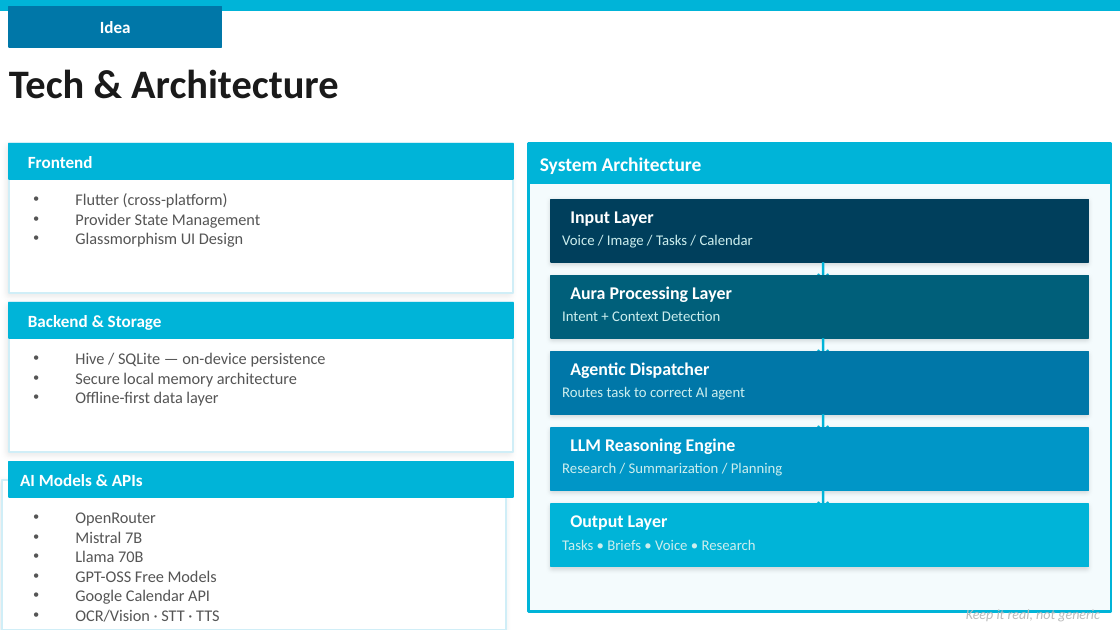
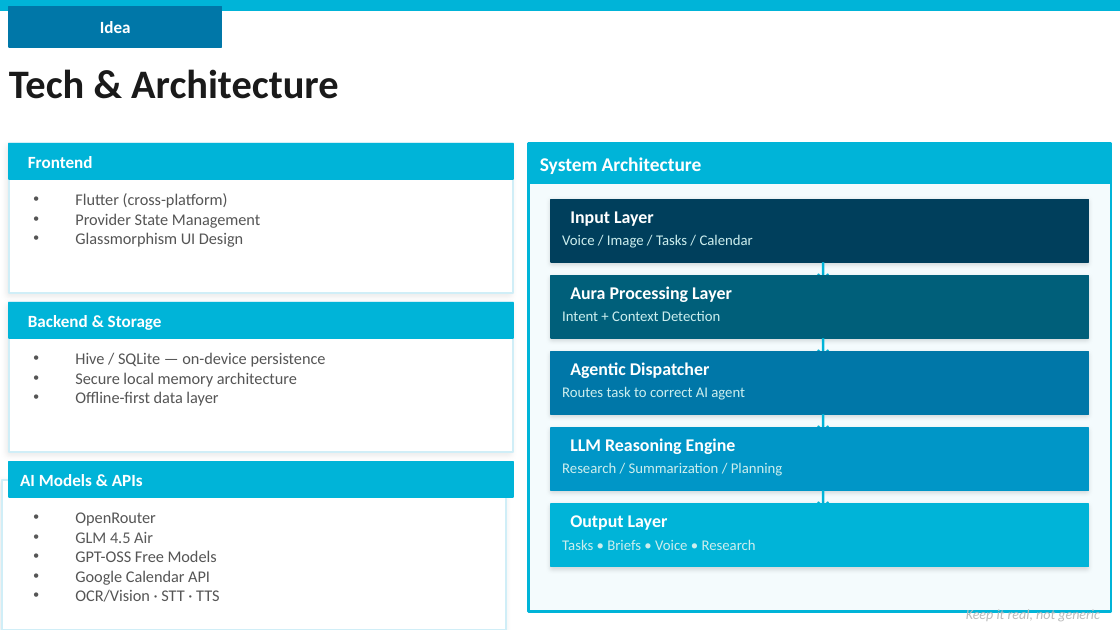
Before and after one commit to Amith7721/Cognitive_Claw, a slide deck: slide 6 of CognitiveClaw_Presentation.pptx. Drawn at 1120x630 pixels with LibreOffice and Linux fonts; fonts in the diff are those of the drawing. Boxes give left, top, right and bottom in pixels: in the first picture for what was removed or moved away, otherwise in the second. Text is boxed around its words. In the diff, an @@ line names an element or a change of style, - is before the commit and + after.

```diff
--- a/CognitiveClaw_Presentation.pptx
+++ b/CognitiveClaw_Presentation.pptx
@@ text at [75,532,153,543]: text changed; text colour #555555 to #595959 @@
-• Mistral 7B
-• Llama 70B
+• GLM 4.5 Air
```
Also in this commit, not shown: 1 other slide changed.
